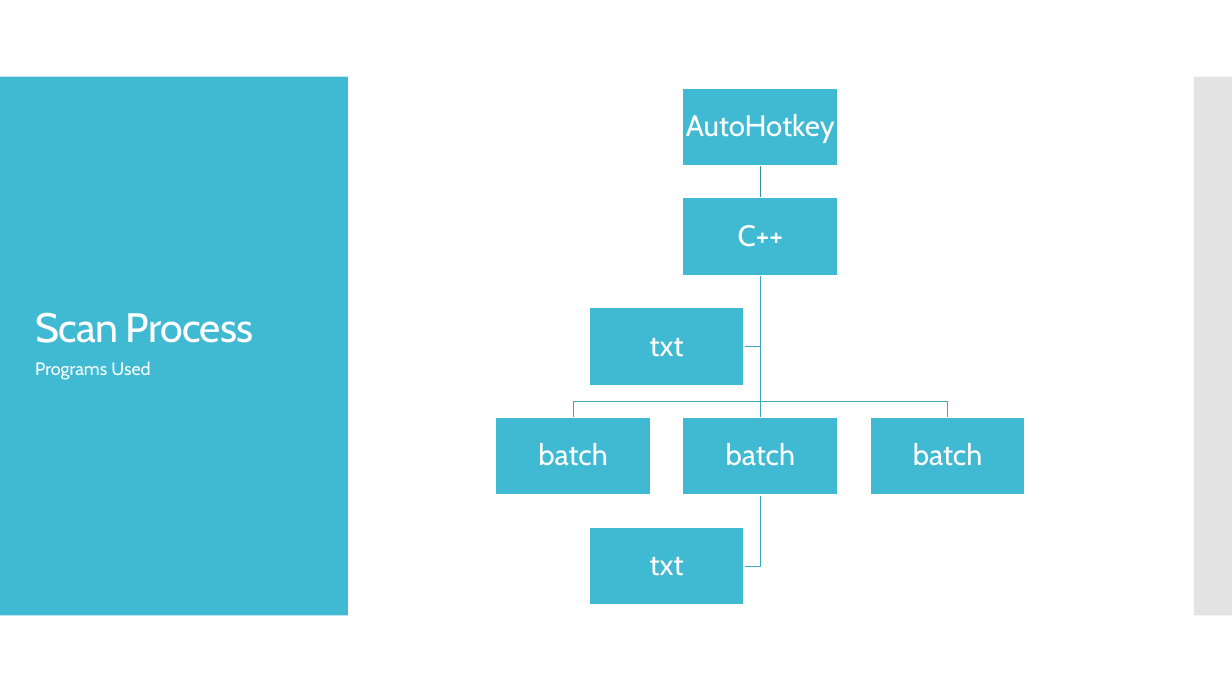
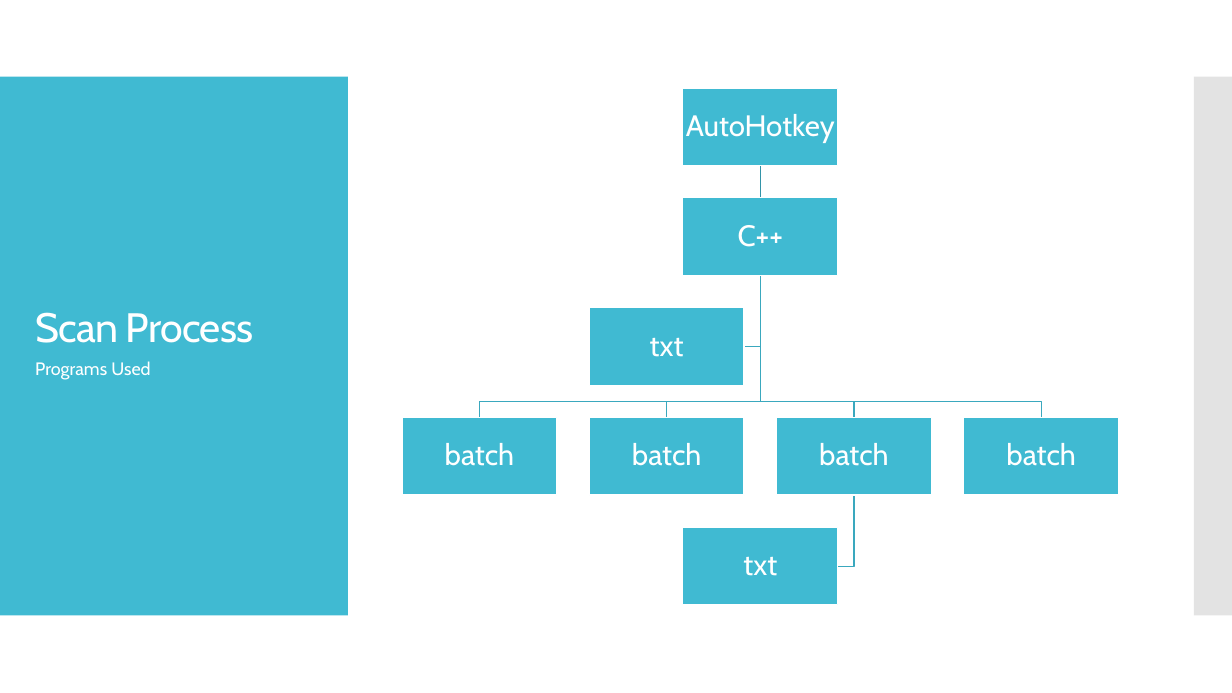
Before and after one commit to pixustechnologies/labelSerialNumberProject, a slide deck: slide 8 of LabelSerialNumberChangeProposal.pptx. Drawn at 1232x693 pixels with LibreOffice and Linux fonts; fonts in the diff are those of the drawing. Boxes give left, top, right and bottom in pixels: in the first picture for what was removed or moved away, otherwise in the second. Text is boxed around its words. In the diff, an @@ line names an element or a change of style, - is before the commit and + after.

```diff
--- a/LabelSerialNumberChangeProposal.pptx
+++ b/LabelSerialNumberChangeProposal.pptx
@@ freeform shape: place and size @@
-freeform shape at [573, 275, 761, 418]
+freeform shape at [480, 275, 761, 418]
@@ freeform shape added at [667, 275, 761, 418], outline #3AA9BF 0.85 pt @@
@@ freeform shape: place and size @@
-freeform shape at [761, 275, 948, 418]
+freeform shape at [761, 275, 1042, 418]
@@ freeform shape: place and size @@
-freeform shape at [756, 275, 765, 418]
+freeform shape at [761, 275, 854, 418]
@@ text "batch": place and size @@
-text "batch" at [726, 443, 795, 466]
+text "batch" at [445, 443, 514, 466]
@@ rectangle added at [402, 418, 556, 495], fill #40BAD2, outline #FFFFFF 0.85 pt @@
@@ text "batch": place and size @@
-text "batch" at [913, 443, 982, 466]
+text "batch" at [819, 443, 888, 466]
@@ rectangle: place and size @@
-rectangle at [871, 418, 1025, 495]
+rectangle at [777, 418, 932, 495]
@@ rectangle: place and size @@
-rectangle at [683, 418, 837, 495]
+rectangle at [964, 418, 1118, 495]
@@ text added at [1006, 443, 1075, 466], 23 pt, text #FFFFFF @@
+batch
@@ 2 texts, 2 rectangles, 1 freeform shape: place and size @@
-2 texts, 2 rectangles, 1 freeform shape at [496, 418, 761, 605]
+2 texts, 2 rectangles, 1 freeform shape at [590, 418, 855, 605]
```
Also in this commit, not shown: 2 other slides changed, 1 slide added, 7 other files.
